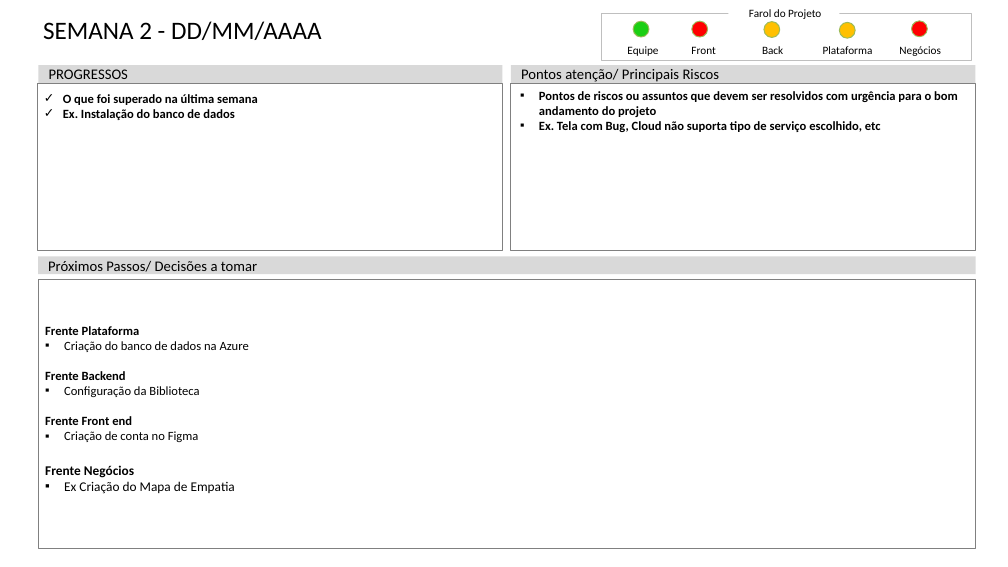
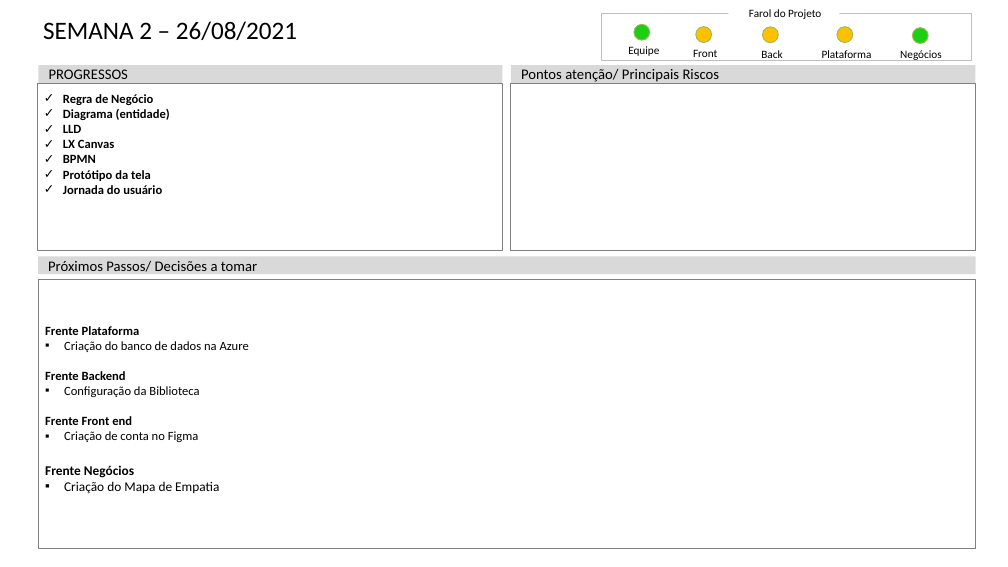
Before and after one commit to Lucassouza849/grupoPi3Semestre, a slide deck: slide 4 of Documentação/Status Report/Status Report - Grupo 6.pptx. Drawn at 1008x567 pixels with LibreOffice and Linux fonts; fonts in the diff are those of the drawing. Boxes give left, top, right and bottom in pixels: in the first picture for what was removed or moved away, otherwise in the second. Text is boxed around its words. In the diff, an @@ line names an element or a change of style, - is before the commit and + after.

Commit message:
ajuste US_RN_Backlog_MapaEmpatia

```diff
--- a/Documentação/Status Report/Status Report - Grupo 6.pptx
+++ b/Documentação/Status Report/Status Report - Grupo 6.pptx
@@ title at (x1=43, y1=21, x2=297, y2=40): text changed @@
-SEMANA 2 - DD/MM/AAAA
+SEMANA 2 – 26/08/2021
@@ ellipse moved from (x1=692, y1=21, x2=708, y2=37) to (x1=696, y1=27, x2=712, y2=43) @@
@@ ellipse at (x1=696, y1=27, x2=712, y2=43): fill #FF0000 to #FFC000 @@
@@ 3 texts, 3 ellipses moved together from (x1=762, y1=21, x2=940, y2=56) to (x1=761, y1=27, x2=941, y2=61) @@
@@ ellipse at (x1=913, y1=27, x2=928, y2=43): fill #FF0000 to #1BCF13 @@
@@ text in rectangle at (x1=63, y1=94, x2=170, y2=194): text changed @@
-✓ O que foi superado na última semana
-✓ Ex. Instalação do banco de dados
+✓ Regra de Negócio
+✓ Diagrama (entidade)
+✓ LLD
+✓ LX Canvas
+✓ BPMN
+✓ Protótipo da tela
+✓ Jornada do usuário
@@ text removed at (x1=539, y1=91, x2=958, y2=132) @@
-▪ Pontos de riscos ou assuntos que devem ser resolvidos com urgência para o bom andamento do projeto
-▪ Ex. Tela com Bug, Cloud não suporta tipo de serviço escolhido, etc
@@ text in rectangle at (x1=64, y1=481, x2=219, y2=494): text changed @@
-  ▪ Ex Criação do Mapa de Empatia
+  ▪ Criação do Mapa de Empatia
```
Also in this commit, not shown: 1 other slide changed, 6 other files.
